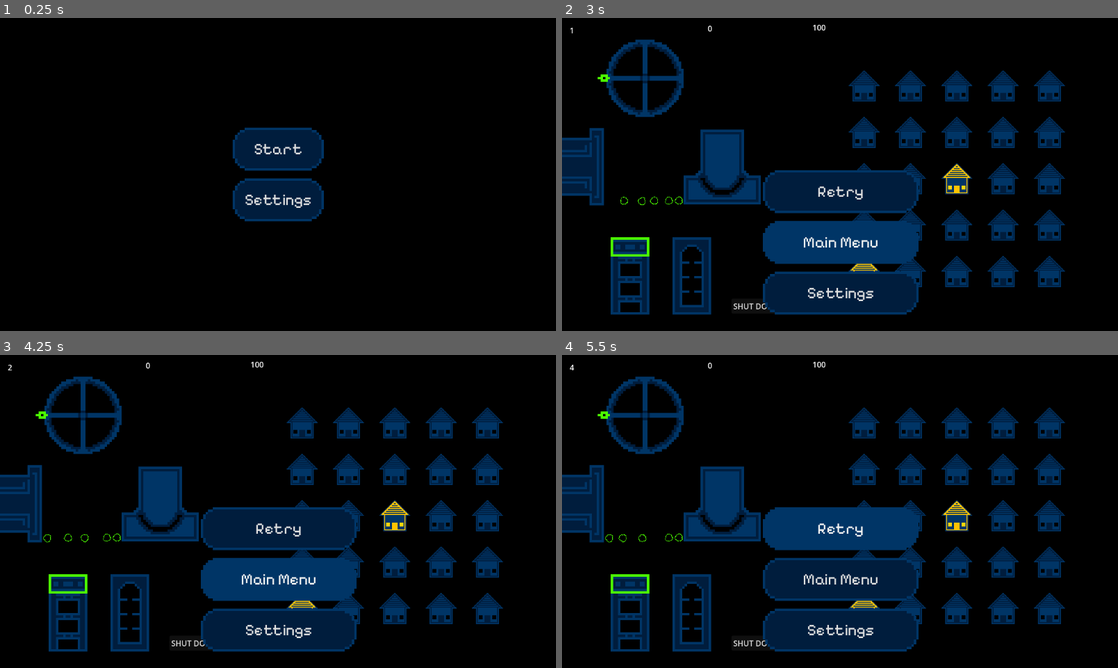
Above: before the commit, frames 1-4 (two rows, left to right).
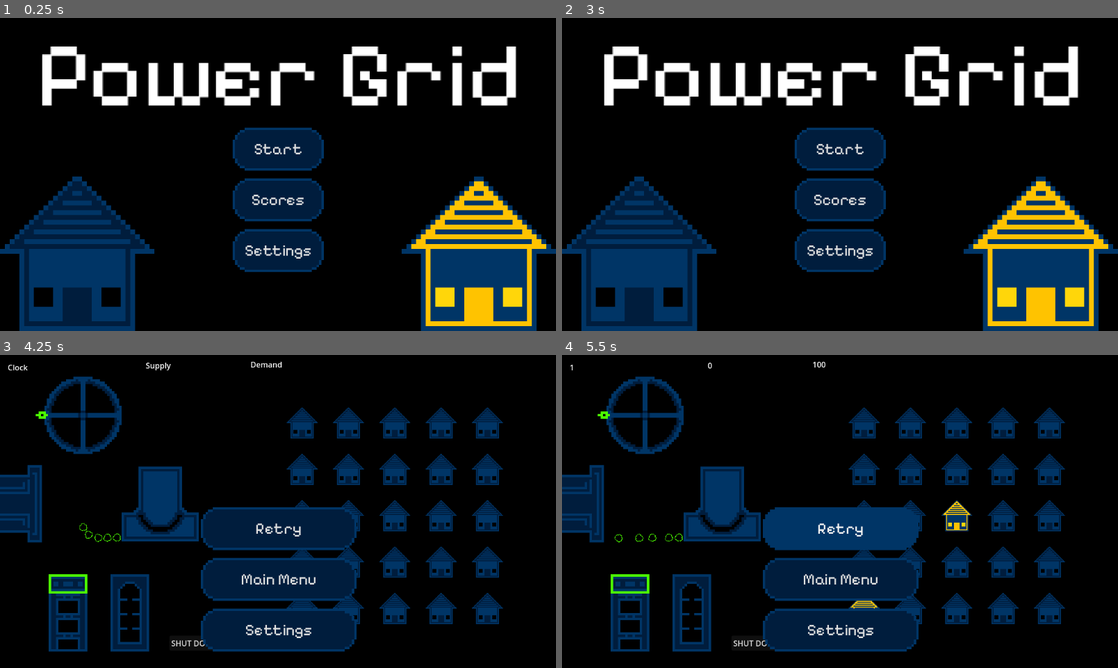
Above: after the commit, the same moments.

Repository: CWmain/BigModeGameJam2025
Game: Godot game, scene res://Levels/main_menu.tscn
Two runs of this game, one before a commit and one after it. Both use one fixed random seed, a clock stepped at 60 frames per second and the inputs below.
Inputs (mouse positions are in pixels of both pictures, inside the frame that each line leads up to):
- Up to frame 1 (0.25 s): no input
- Up to frame 2 (3 s): click (840, 199) at 0.5 s, where only the run after the commit has a clickable "Scores"; click "Start" at 1.25 s; click "SHUT DOWN" at 2 s; click "Main Menu" at 2.75 s
- Up to frame 3 (4.25 s): click (278, 486) at 3.5 s, where only the run after the commit has a clickable "Start"
- Up to frame 4 (5.5 s): click "Retry" at 4.25 s; click "Retry" at 5 s

The runs differ from the first frame. In frame 1, 25% of the frame differs, in the area x 0-100%, y 9-100%; in frame 2, 44%, in the area x 0-100%, y 2-100%; in frame 3, 3.6%; in frame 4, less than 0.1%.

Commit message:
Modified main menu to be visually more interesting and added stub for Scores.

Diff:
--- a/Levels/load_screen.gd
+++ b/Levels/load_screen.gd
@@ -11,7 +11,7 @@
 	assert(sceneName != null)
 	ResourceLoader.load_threaded_request(sceneName)
 
-func _process(delta):
+func _process(_delta):
 	if ResourceLoader.load_threaded_get_status(sceneName, progress) == ResourceLoader.THREAD_LOAD_LOADED:
 		get_tree().change_scene_to_packed(ResourceLoader.load_threaded_get(sceneName))
 	progress_bar.value = progress[0]*100
--- a/Levels/main_menu.tscn
+++ b/Levels/main_menu.tscn
@@ -1,10 +1,22 @@
-[gd_scene load_steps=3 format=3 uid="uid://ckvmepqhhb0xq"]
+[gd_scene load_steps=5 format=3 uid="uid://ckvmepqhhb0xq"]
 
 [ext_resource type="Theme" uid="uid://br0lkmc6eeu2c" path="res://Themes/MenuButtons.tres" id="1_0i5ir"]
 [ext_resource type="Script" path="res://Levels/main_menu.gd" id="1_mow3w"]
+[ext_resource type="Texture2D" uid="uid://bqibkyd8wx7lr" path="res://Objects/House/DarkHouse.png" id="3_4vg8e"]
+[ext_resource type="Texture2D" uid="uid://bqtmy4ve7lous" path="res://Objects/House/LightHouse.png" id="4_75bmm"]
 
 [node name="mainMenu" type="Node2D"]
 script = ExtResource("1_mow3w")
+
+[node name="Label" type="Label" parent="."]
+offset_left = 76.0
+offset_top = 1.0
+offset_right = 576.0
+offset_bottom = 117.0
+scale = Vector2(2, 2)
+theme = ExtResource("1_0i5ir")
+theme_override_font_sizes/font_size = 96
+text = "Power Grid"
 
 [node name="MenuOptions" type="Control" parent="."]
 layout_mode = 3
@@ -25,9 +37,24 @@
 layout_mode = 2
 text = "Start"
 
+[node name="Button" type="Button" parent="MenuOptions/VBoxContainer"]
+layout_mode = 2
+text = "Scores
+"
+
 [node name="Settings" type="Button" parent="MenuOptions/VBoxContainer"]
 layout_mode = 2
 text = "Settings"
 
+[node name="DarkHouse" type="Sprite2D" parent="."]
+position = Vector2(160, 488)
+scale = Vector2(10, 10)
+texture = ExtResource("3_4vg8e")
+
+[node name="LightHouse" type="Sprite2D" parent="."]
+position = Vector2(992, 488)
+scale = Vector2(10, 10)
+texture = ExtResource("4_75bmm")
+
 [connection signal="pressed" from="MenuOptions/VBoxContainer/Start" to="." method="_on_start_pressed"]
 [connection signal="pressed" from="MenuOptions/VBoxContainer/Settings" to="." method="_on_settings_pressed"]
--- /dev/null
+++ b/UI/GameOver/game_over_screen.gd
@@ -0,0 +1,15 @@
+extends Control
+
+
+# Called when the node enters the scene tree for the first time.
+func _ready():
+	pass # Replace with function body.
+
+
+# Called every frame. 'delta' is the elapsed time since the previous frame.
+func _process(delta):
+	pass
+
+
+func _on_main_menu_pressed():
+	get_tree().change_scene_to_file("res://Levels/main_menu.tscn")
--- a/UI/GameOver/game_over_screen.tscn
+++ b/UI/GameOver/game_over_screen.tscn
@@ -1,5 +1,6 @@
-[gd_scene load_steps=2 format=3 uid="uid://64sh36xwdjgq"]
+[gd_scene load_steps=3 format=3 uid="uid://64sh36xwdjgq"]
 
+[ext_resource type="Script" path="res://UI/GameOver/game_over_screen.gd" id="1_62dcq"]
 [ext_resource type="Theme" uid="uid://br0lkmc6eeu2c" path="res://Themes/MenuButtons.tres" id="1_gk2el"]
 
 [node name="GameOverScreen" type="Control"]
@@ -11,6 +12,7 @@
 offset_right = 1.0
 grow_horizontal = 2
 grow_vertical = 2
+script = ExtResource("1_62dcq")
 
 [node name="MenuItems" type="VBoxContainer" parent="."]
 layout_mode = 0
@@ -32,3 +34,5 @@
 [node name="Settings" type="Button" parent="MenuItems"]
 layout_mode = 2
 text = "Settings"
+
+[connection signal="pressed" from="MenuItems/MainMenu" to="." method="_on_main_menu_pressed"]
